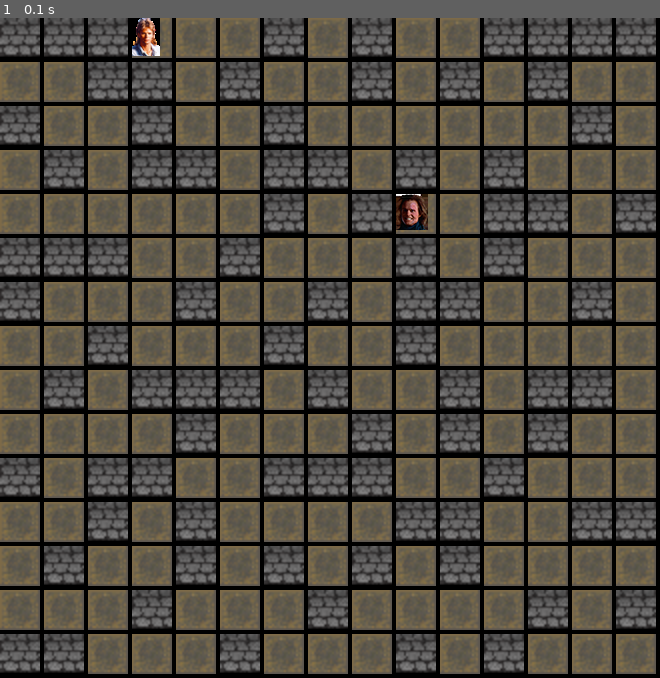
Above: before the commit, frame 1.
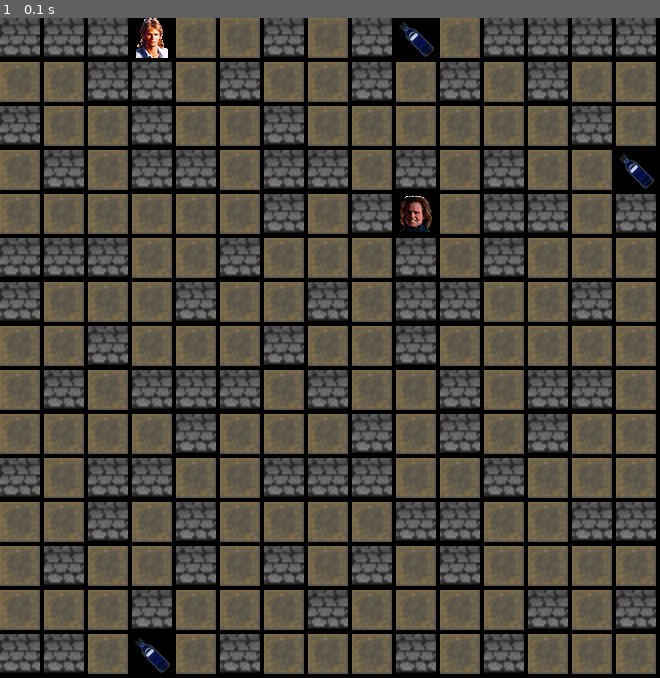
Above: after the commit, the same moment.

Repository: DenisLamalis/cours-python
Game: pygame game, started from environments/oc-p3/main.py
Same seed, same stepped clock (60 frames per second), same inputs: the game is played once before the commit and once after it.
Inputs:
- Up to frame 1 (0.1 s): no input

The runs differ from the first frame. In frame 1, 1.7% of the frame differs, in the area x 20-100%, y 0-100%.

Commit message:
oc-p3 in progress

Diff:
--- a/environments/oc-p3/draw_maze.py
+++ b/environments/oc-p3/draw_maze.py
@@ -20,6 +20,7 @@
         self.screen_walls()
         self.screen_start()
         self.screen_goal()
+        self.screen_items()
 
         # self.draw_maze()
 
@@ -70,16 +71,6 @@
 
         pygame.display.flip()
 
-    # def pos_mg(self):
-
-    #     a_start = list(self.start)[0]
-    #     pos_x = a_start.y * 44
-    #     pos_y = a_start.x * 44
-    #     self.pos_mg = pygame.Rect((pos_x, pos_y, 28, 38))
-    #     return self.pos_mg
-
-    #     pygame.display.flip()
-
     def screen_goal(self):
         """ Put the Guard on the goal position. """
         a_goal = list(self.goal)[0]
@@ -91,8 +82,16 @@
         pygame.display.flip()
 
     def screen_items(self):
-        pass
-
+        a_items = list(self.items)
+        self.image = pygame.image.load('images/ether.png').convert()
+        i = 0
+        for item in a_items:
+            pos = list(a_items)[i]
+            pos_x = pos.y * 44
+            pos_y = pos.x * 44
+            self.window.blit(self.image, (pos_x, pos_y))
+            i = i + 1
+        pygame.display.flip()
 
 # if __name__ == '__main__':
 
--- a/environments/oc-p3/main.py
+++ b/environments/oc-p3/main.py
@@ -25,7 +25,7 @@
         """ Start the main loop for the game. """
         while True:
             self.check_events()
-        pass
+            # self.check_special(cell_pos)
 
     def check_events(self):
         """ respond to keypresses. """
@@ -41,7 +41,6 @@
         if event.key == pygame.K_RIGHT:
             # move MacGyver to the right
             self.mg.move('RIGHT')
-
         elif event.key == pygame.K_LEFT:
             self.mg.move('LEFT')
         elif event.key == pygame.K_DOWN:
@@ -51,6 +50,11 @@
         elif event.key == pygame.K_q:
             sys.exit()
 
+    # def check_special(self, cell_pos):
+        # if cell == item
+        # if cell == goal
+        # pass
+
 
 if __name__ == "__main__":
     hmg = Main()
Binary file changed: environments/oc-p3/images/Gardien.png
Binary file changed: environments/oc-p3/images/MacGyver.png
Binary file changed: environments/oc-p3/images/ether.png
